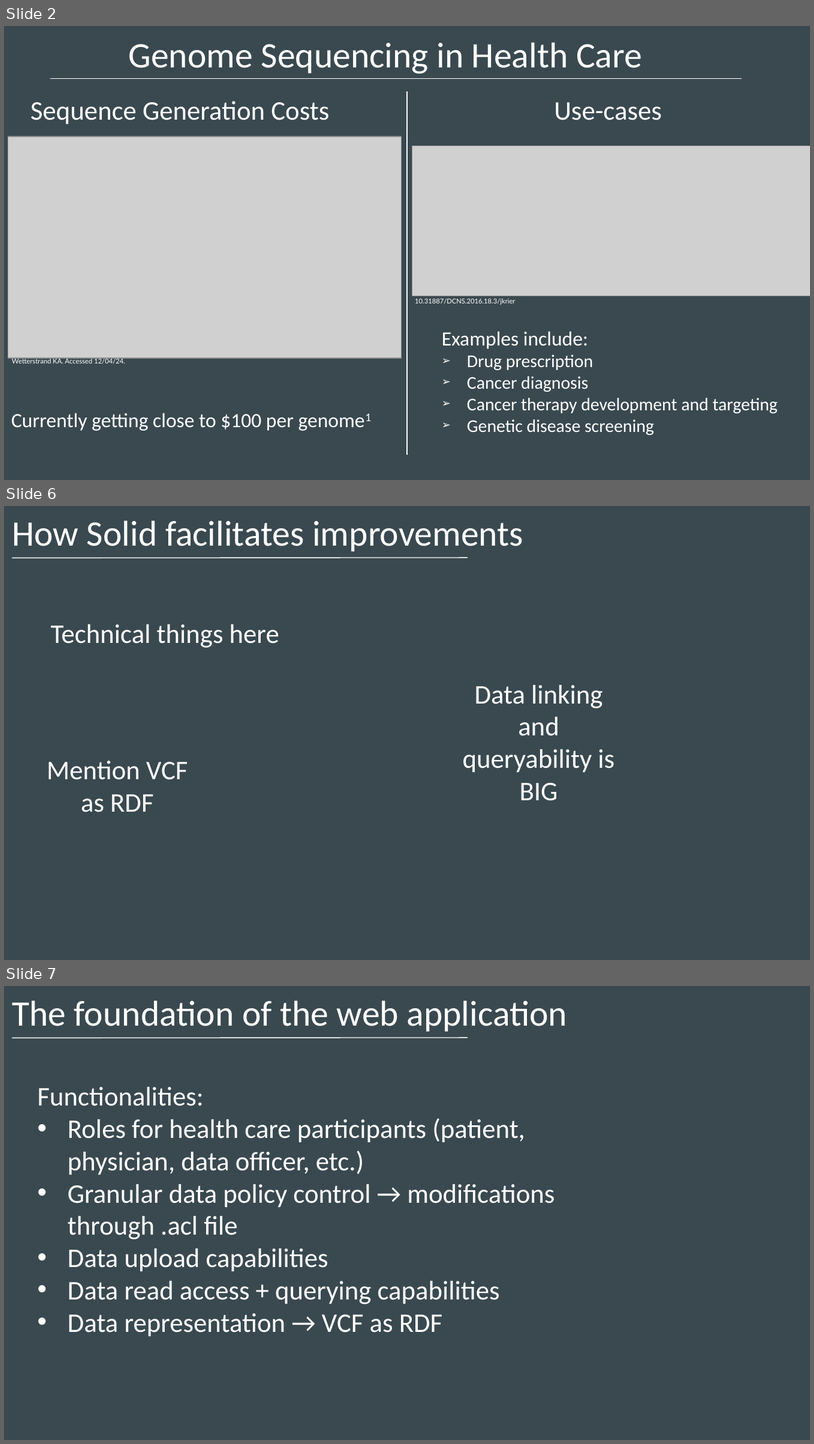
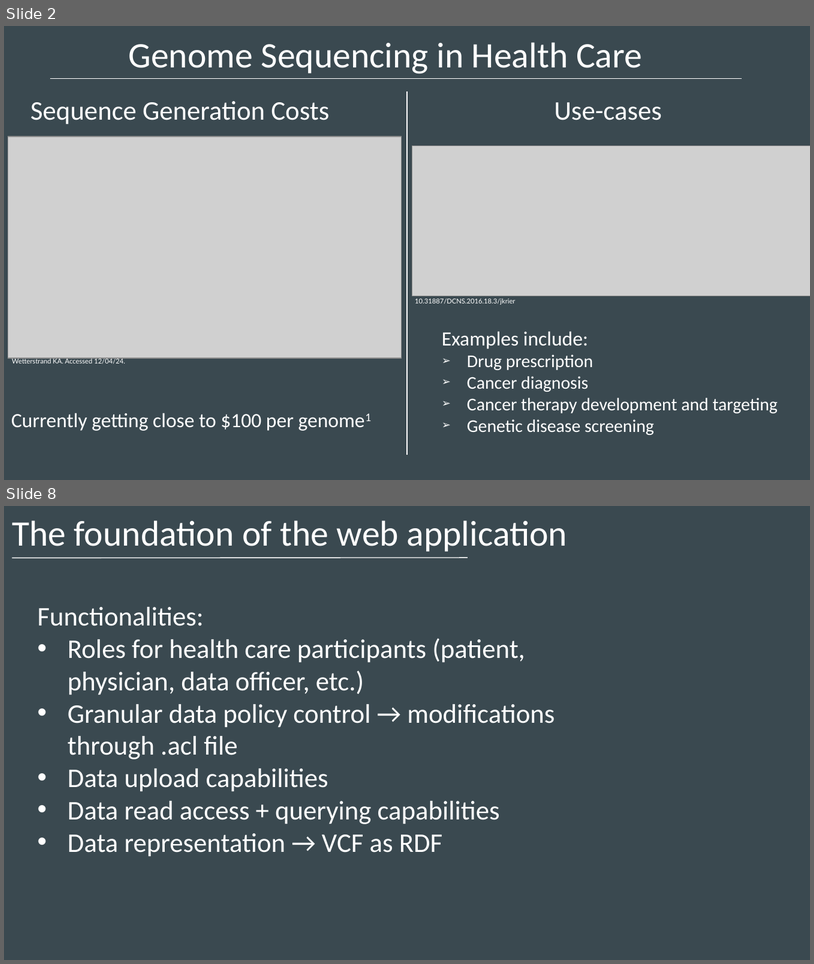
Before and after one commit to ecrum19/SolidSymposium2024, a slide deck: SolidSymposium2024_EDC.pptx. Shown one above the other, each under a label of ours: slides 2, 6 and 7 before the commit, slides 2 and 8 after it; the slides between them are not shown. The pictures are 814x1444 and 814x964 pixels, drawn with LibreOffice and Linux fonts; fonts in the diff are those of the drawing; grey boxes stand for pictures. Boxes give left, top, right and bottom in pixels: in the first picture for what was removed or moved away, otherwise in the second. Text is boxed around its words. In the diff, an @@ line names an element or a change of style, - is before the commit and + after.

```diff
--- a/SolidSymposium2024_EDC.pptx
+++ b/SolidSymposium2024_EDC.pptx
@@ slide 6 removed at [4, 506, 810, 960], background #3A4950 @@
@@ text removed at [12, 520, 524, 552] @@
-How Solid facilitates improvements
@@ line removed from (12, 558) to (468, 558) @@
@@ text removed at [51, 624, 279, 648] @@
-Technical things here
@@ text removed at [463, 685, 615, 801] @@
-Data linking and queryability is BIG
@@ text removed at [47, 760, 188, 812] @@
-Mention VCF as RDF
@@ what was slide 7 is now slide 8 @@
```
Also in this commit, not shown: 3 slides changed, 2 slides added.
